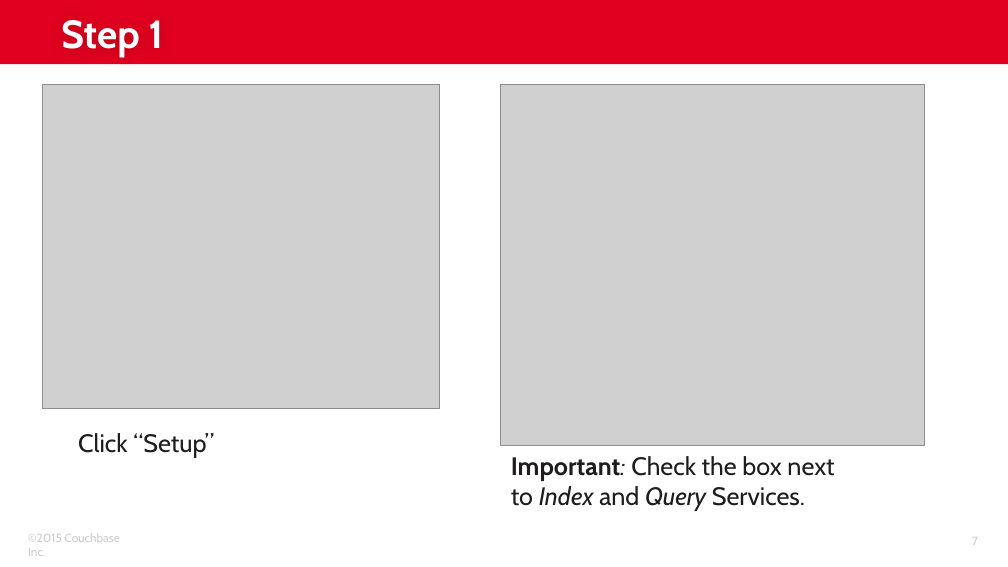
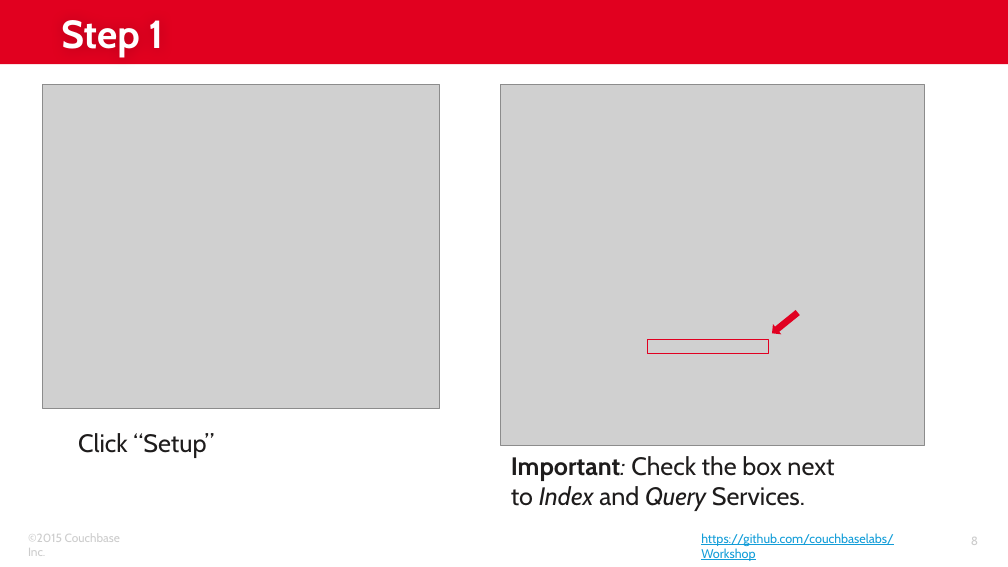
Before and after one commit to subalakr/workshop, a slide deck: slide 8 of server/presentations/02_Lab_Setup.pptx (slide 7 before the commit). Drawn at 1008x567 pixels with LibreOffice and Linux fonts; fonts in the diff are those of the drawing; grey boxes stand for pictures; background and template pictures are left out. Boxes give left, top, right and bottom in pixels: in the first picture for what was removed or moved away, otherwise in the second. Text is boxed around its words. In the diff, an @@ line names an element or a change of style, - is before the commit and + after.

```diff
--- a/server/presentations/02_Lab_Setup.pptx
+++ b/server/presentations/02_Lab_Setup.pptx
@@ left arrow added at box(768, 308, 802, 339), fill #E10021 @@
@@ rectangle added at box(647, 340, 768, 354), outline #E10021 0.75 pt @@
@@ text added at box(701, 533, 894, 561), 9 pt, text #129DD8, underline @@
+https://github.com/couchbaselabs/Workshop
@@ page number at box(971, 537, 978, 545): text changed @@
-7
+8
```
Also in this commit, not shown: 12 other slides changed, 1 slide added.
